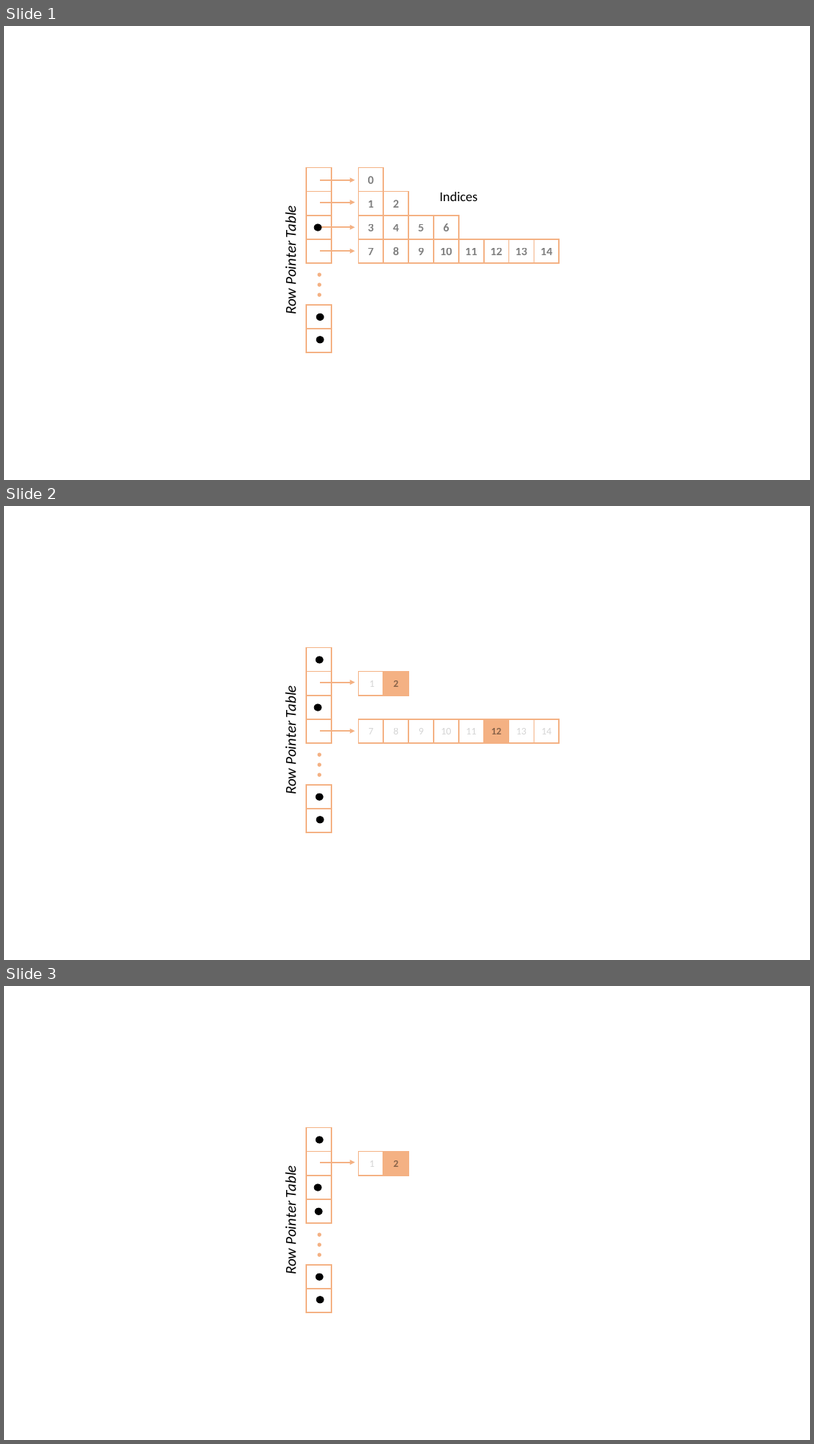
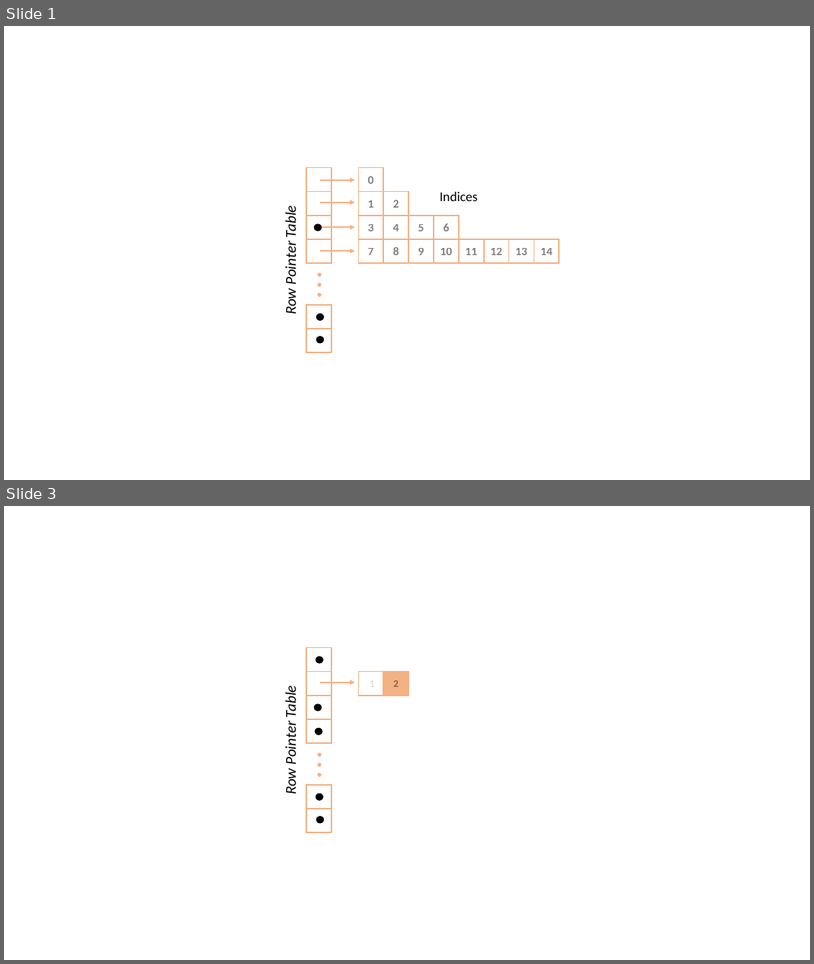
Before and after one commit to csnwc/Exercises-In-C, a slide deck: Pictures/bsa.pptx. Shown one above the other, each under a label of ours: slides 1, 2 and 3 before the commit, slides 1 and 3 after it; the slides between them are not shown. The pictures are 814x1444 and 814x964 pixels, drawn with LibreOffice and Linux fonts; fonts in the diff are those of the drawing. Boxes give left, top, right and bottom in pixels: in the first picture for what was removed or moved away, otherwise in the second. Text is boxed around its words. In the diff, an @@ line names an element or a change of style, - is before the commit and + after.

```diff
--- a/Pictures/bsa.pptx
+++ b/Pictures/bsa.pptx
@@ slide 2 removed at (4, 506, 810, 960), background #FFFFFF @@
@@ rectangle removed at (306, 648, 332, 671) @@
@@ ellipse removed at (316, 656, 324, 663) @@
@@ rectangle removed at (306, 671, 332, 695) @@
@@ rectangle removed at (358, 671, 383, 695) @@
-1
@@ rectangle removed at (384, 671, 409, 695) @@
-2
@@ text removed at (282, 688, 301, 793) @@
-Row Pointer Table
@@ rectangle removed at (306, 695, 332, 719) @@
@@ arrow removed from (320, 682) to (355, 682) @@
@@ rectangle removed at (306, 719, 332, 743) @@
@@ ellipse removed at (314, 704, 322, 710) @@
@@ rectangle removed at (358, 719, 383, 743) @@
-7
@@ rectangle removed at (384, 719, 409, 743) @@
-8
@@ rectangle removed at (409, 719, 434, 743) @@
-9
@@ rectangle removed at (434, 719, 459, 743) @@
-10
@@ rectangle removed at (459, 719, 484, 743) @@
-11
@@ rectangle removed at (484, 719, 509, 743) @@
-12
@@ rectangle removed at (509, 719, 534, 743) @@
-13
@@ rectangle removed at (535, 719, 559, 743) @@
-14
@@ arrow removed from (320, 731) to (355, 731) @@
@@ ellipse removed at (318, 753, 321, 756) @@
@@ ellipse removed at (318, 763, 321, 766) @@
@@ rectangle removed at (306, 785, 332, 808) @@
@@ ellipse removed at (318, 773, 321, 777) @@
@@ ellipse removed at (316, 793, 324, 800) @@
@@ rectangle removed at (306, 808, 332, 832) @@
@@ ellipse removed at (316, 816, 324, 823) @@
```
Also in this commit, not shown: 1 slide added, 15 other files.
